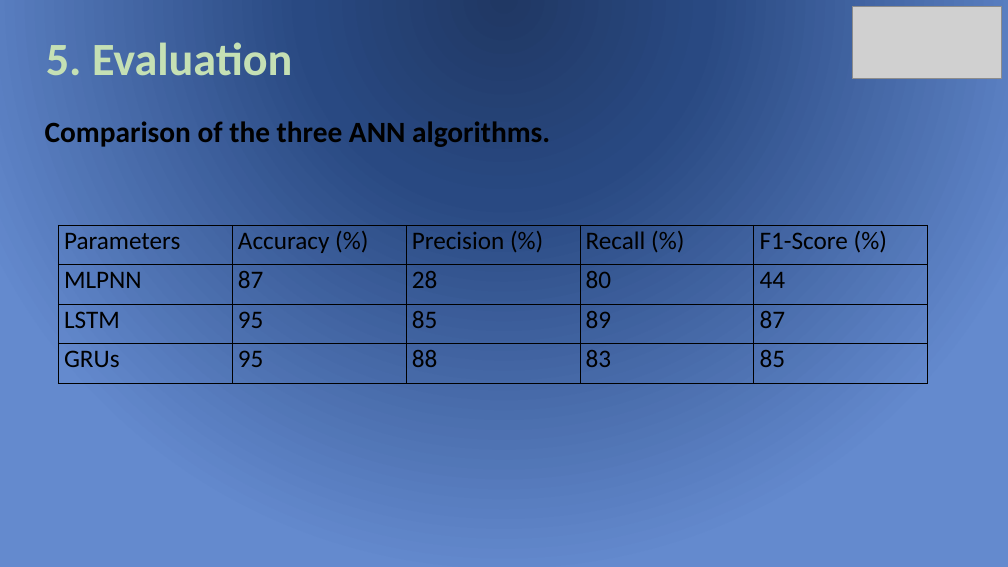
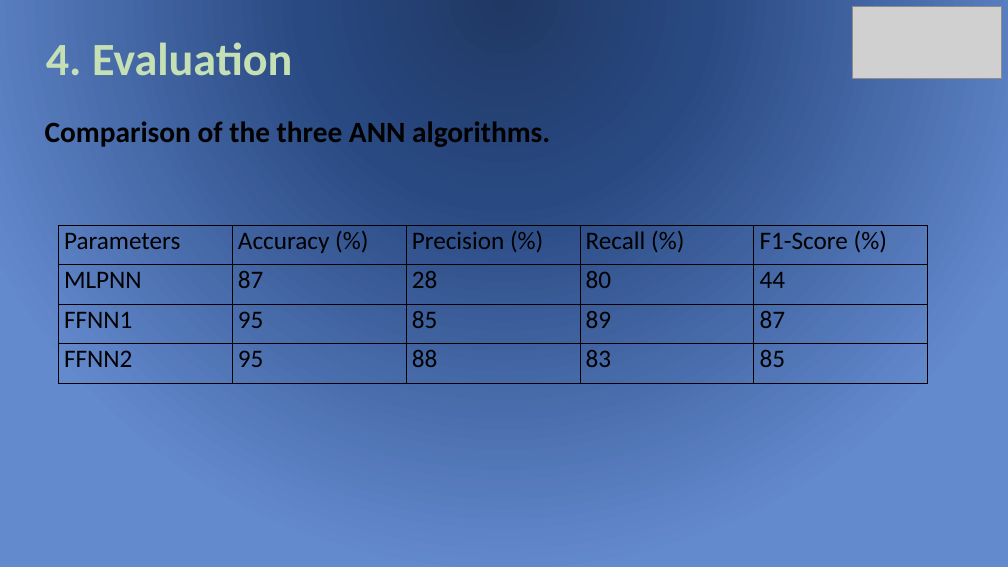
Before and after one commit to baharababah/DIM, a slide deck: slide 36 of DIM_Presentation.pptx (slide 49 before the commit). Drawn at 1008x567 pixels with LibreOffice and Linux fonts; fonts in the diff are those of the drawing; grey boxes stand for pictures. Boxes give left, top, right and bottom in pixels: in the first picture for what was removed or moved away, otherwise in the second. Text is boxed around its words. In the diff, an @@ line names an element or a change of style, - is before the commit and + after.

```diff
--- a/DIM_Presentation.pptx
+++ b/DIM_Presentation.pptx
@@ text at (46,42,292,76): text changed @@
-5. Evaluation
+4. Evaluation
@@ table at (58,225,928,383) @@
-row 3, column 1: LSTM
+row 3, column 1: FFNN1
-row 4, column 1: GRUs
+row 4, column 1: FFNN2
```
Also in this commit, not shown: 49 other slides changed, 13 slides removed, 55 other files.
